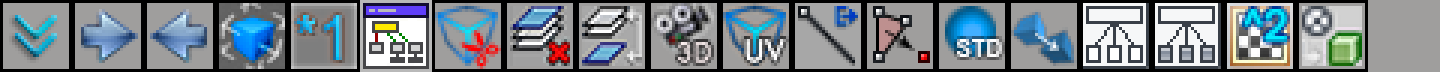
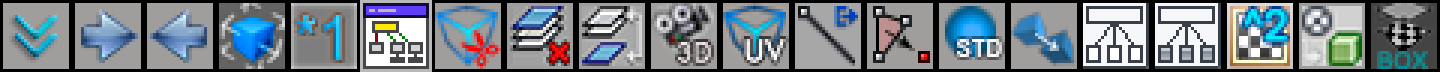
Before/after of a 1440x72 layered artwork. What changed in the layer stack:
added layer "cadre_noir copy 2" in group "Icons" over 1368, 0, 1440, 72
added layer "UV_Box" in group "Icons" over 1368, 0, 1440, 72
